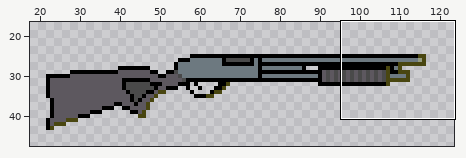
Pixel-art file: art/SHOTGUN.aseprite. The first picture is a wide view before the edit; the outline marks the close-up.
Close-up. Earlier state:
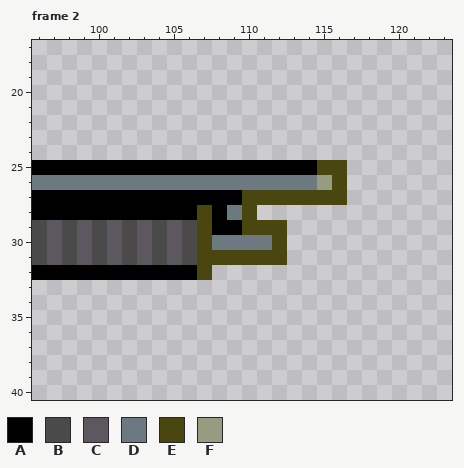
128x64 pixels, 14 frames. Shown: frame 2: x 96..123, y 17..40. The wide view leaves out empty margins. The commit also changed other frames or places, which this record leaves out.
Visible layers, top first: "flash" opacity 29% lighten, "shadow" opacity 30%, "slide", "frame".
Palette (. is transparent): A #000000  B #4a4a4a  C #5d585f  D #6d7980  E #494610  F #969c80
Pixels before, frame 2, first column x 96:
25 AAAAAAAAAAAAAAAAAAAEE
26 DDDDDDDDDDDDDDDDDDDFE
27 AAAAAAAAAAAAAAEEEEEEE
28 AAAAAAAAAAAEADE......
29 BCBCBCBCBCBEAAEEE....
30 BCBCBCBCBCBEDDDDE....
31 BCBCBCBCBCBEEEEEE....
32 AAAAAAAAAAAE.........
And afterwards:
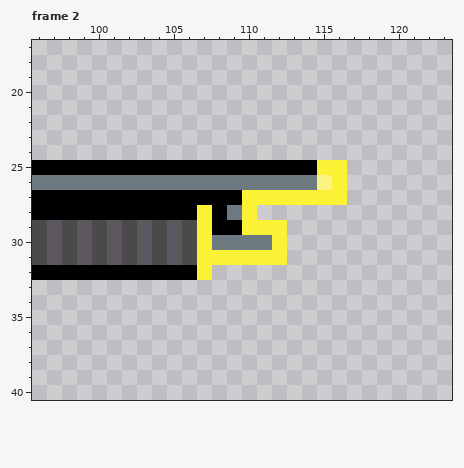
What changed:
layer "flash" opacity 29% -> 100%
Colour E changes from #494610 to #fbf236.
Colour F changes from #969c80 to #fbf280.
Boxes around the changes in both close-ups, in picture pixels (x1, y1, x2, y2):
changed: (197, 160, 347, 280)
